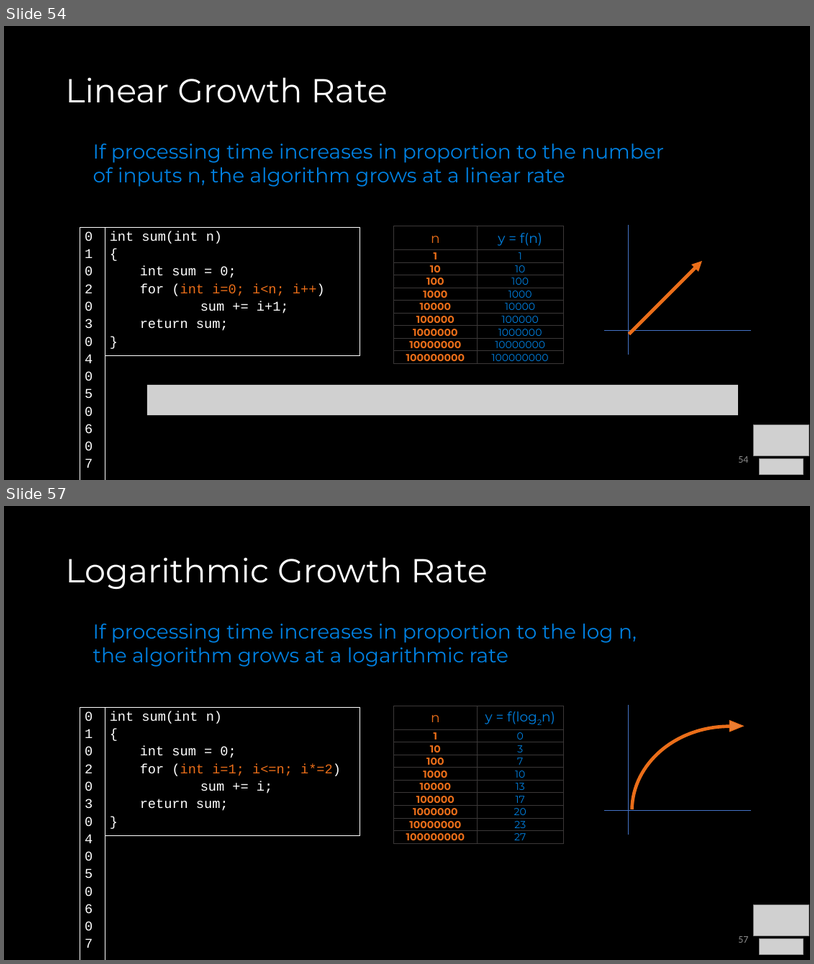
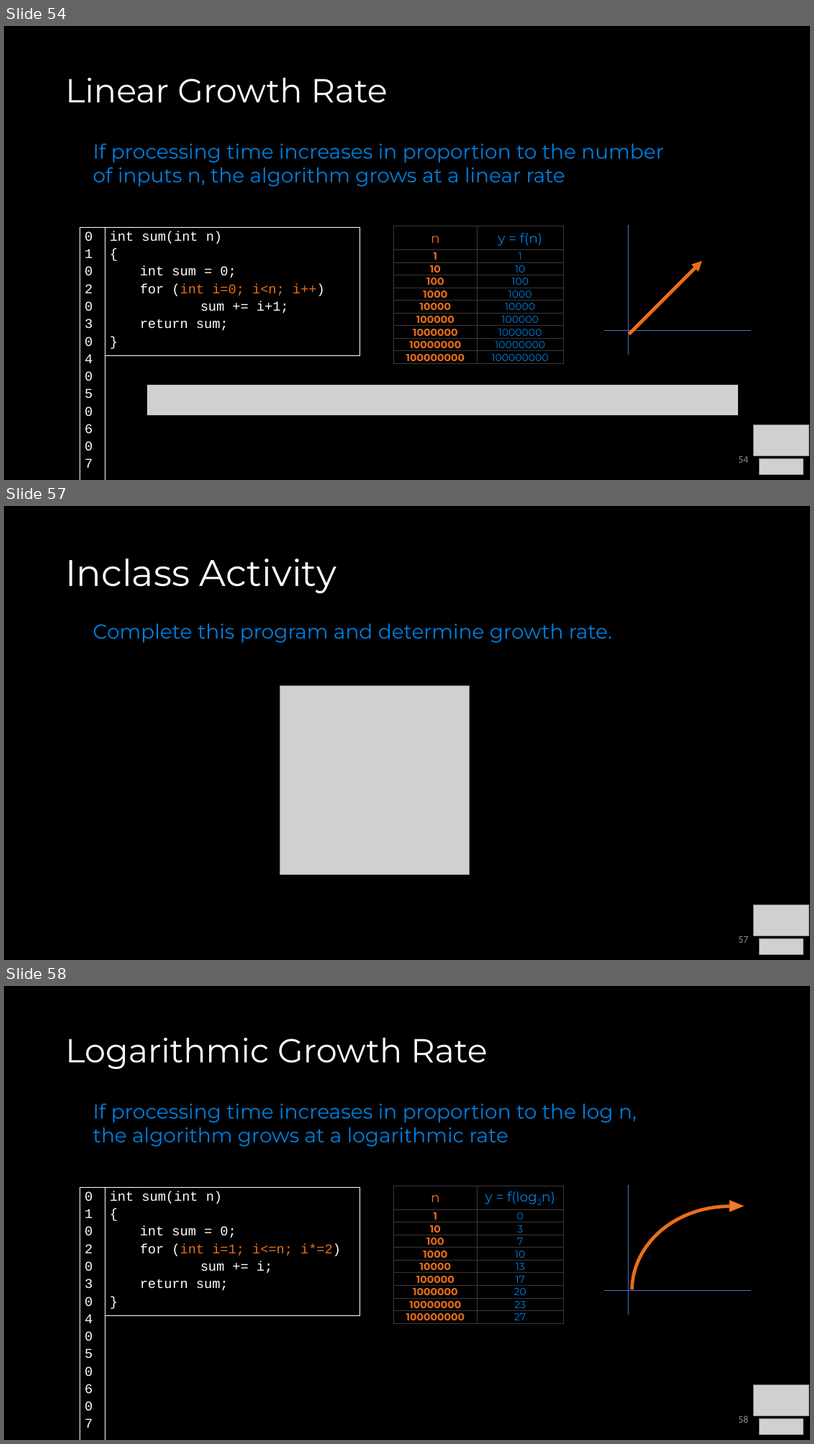
Before and after one commit to COP3530/Instructional-Content, a slide deck: Slides/Slides-PPT/1 - Algorithmic Analysis.pptx. Shown one above the other, each under a label of ours: slides 54 and 57 before the commit, slides 54, 57 and 58 after it; the slides between them are not shown. The pictures are 814x964 and 814x1444 pixels, drawn with LibreOffice and Linux fonts; fonts in the diff are those of the drawing; grey boxes stand for pictures. Boxes give left, top, right and bottom in pixels: in the first picture for what was removed or moved away, otherwise in the second. Text is boxed around its words. In the diff, an @@ line names an element or a change of style, - is before the commit and + after.

Commit message:
algo analysis in class activity

```diff
--- a/Slides/Slides-PPT/1 - Algorithmic Analysis.pptx
+++ b/Slides/Slides-PPT/1 - Algorithmic Analysis.pptx
@@ slide 57 added at <box>4,506,810,960</box>, background #000000 @@
@@ title added at <box>65,559,337,594</box>, 44 pt, text #FFFFFF @@
+Inclass Activity
@@ text added at <box>93,623,612,643</box>, 24 pt, text #0081E2 @@
+Complete this program and determine growth rate.
@@ picture added at <box>280,686,469,875</box> @@
@@ picture added at <box>754,905,810,936</box> @@
@@ page number added at <box>738,936,748,942</box>, 12 pt, text #8C8C8C @@
+57
@@ picture added at <box>759,939,804,955</box> @@
@@ what was slide 57 is now slide 58 @@
@@ page number at <box>738,1415,748,1422</box>: text changed @@
-57
+58
```
Also in this commit, not shown: 2 slides changed, 1 other file.
